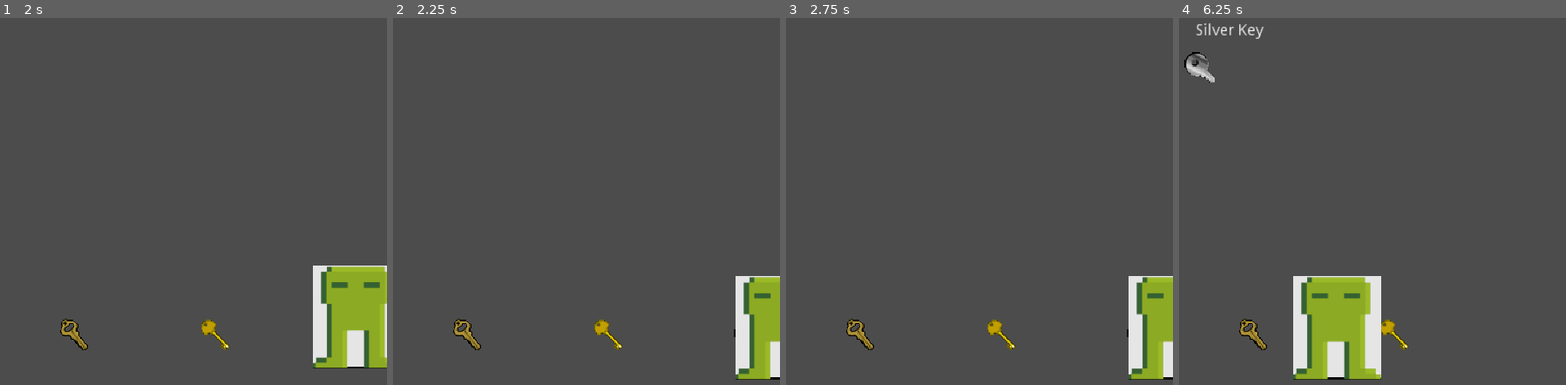
Above: before the commit, frames 1-4 (left to right).
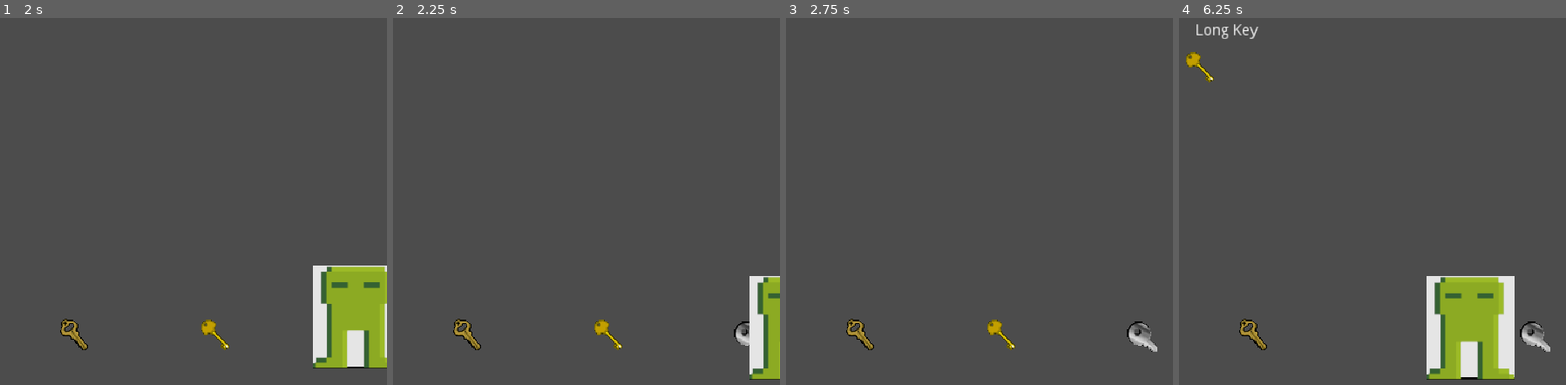
Above: after the commit, the same moments.

Repository: alt-romes/madjam-2021
Game: Godot game, scene res://NPC/test_npc.tscn
Two runs of this game, one before a commit and one after it. Both use one fixed random seed, a clock stepped at 60 frames per second and the inputs below. The engine's default icon, where the game draws it, is replaced by a stand-in: a white triangle on a blue panel in a dark square.
Inputs:
- Up to frame 1 (2 s): tap Enter (ui_accept) at 0.5, 0.77, 1.52 s; hold D (player_right) 0.53-1.28 s; tap E (player_drop_item) at 0.6 s; hold S (player_down) from 1.28 s (still down); tap Space (player_interact) at 1.35 s
- Up to frame 2 (2.25 s): release S (player_down) at 2.03 s; hold D (player_right) from 2.03 s (still down); tap E (player_drop_item) at 2.1 s
- Up to frame 3 (2.75 s): keep holding D (player_right)
- Up to frame 4 (6.25 s): tap Enter (ui_accept) at 2.75, 3.02, 3.77, 4.52, 6.02 s; release D (player_right) at 2.78 s; hold W (player_up) 2.78-3.53 s; tap Space (player_interact) at 2.85, 4.35, 5.85 s; hold A (player_left) 3.53-5.03 s; tap E (player_drop_item) at 3.6, 5.1 s; hold S (player_down) 5.03-5.78 s; hold D (player_right) from 5.78 s (still down)

Frame 1 is identical in both runs. In frame 2, 2.5% of the frame differs, in the area x 88-100%, y 70-99%; in frame 3, 3.2%; in frame 4, 14%, in the area x 1-96%, y 1-99%.
Error before the commit: Attempt to call function 'get_node' in base 'null instance' on a null instance. (res://Player/Player.gd:62)

Commit message:
merge and resolve conflicts

Diff:
--- a/Player/Player.gd
+++ b/Player/Player.gd
@@ -44,8 +44,9 @@
 
 	var motion = velocity * delta
 	move_and_collide(motion)
-	position.x = clamp(position.x, 0, screen_size.x)
-	position.y = clamp(position.y, 0, screen_size.y)
+	# Technically there are no borders
+	#position.x = clamp(position.x, 0, screen_size.x)
+	#position.y = clamp(position.y, 0, screen_size.y)
 
 	#set_animation(velocity)
 
--- a/project.godot
+++ b/project.godot
@@ -18,10 +18,16 @@
 "class": "PickableObjData",
 "language": "GDScript",
 "path": "res://PickableObj/PickableObjData.gd"
+}, {
+"base": "Node",
+"class": "Level",
+"language": "GDScript",
+"path": "res://scrolling-map/LevelController.gd"
 } ]
 _global_script_class_icons={
 "Dialogue": "",
-"PickableObjData": ""
+"PickableObjData": "",
+"Level": ""
 }
 
 [application]
@@ -89,6 +95,10 @@
 , Object(InputEventJoypadMotion,"resource_local_to_scene":false,"resource_name":"","device":0,"axis":1,"axis_value":1.0,"script":null)
  ]
 }
+[display]
+
+window/stretch/mode="2d"
+window/stretch/aspect="keep"
 
 [rendering]
 
--- /dev/null
+++ b/scrolling-map/Level.tscn
@@ -0,0 +1,11 @@
+[gd_scene load_steps=3 format=2]
+
+[ext_resource path="res://scrolling-map/peCartz.png" type="Texture" id=1]
+[ext_resource path="res://scrolling-map/LevelController.gd" type="Script" id=2]
+
+[node name="Level" type="Node2D"]
+script = ExtResource( 2 )
+
+[node name="Sprite" type="Sprite" parent="."]
+scale = Vector2( 10, 10 )
+texture = ExtResource( 1 )
--- /dev/null
+++ b/scrolling-map/LevelController.gd
@@ -0,0 +1,24 @@
+extends Node
+
+class_name Level
+
+# The borders can be one of the three BorderType enum values (#enums aren't types)
+# limit stops the camera at that border
+# exit is where the player will go through to get to the next level
+# enter is where from he'll enter from the previous level
+# Limit = 0, Enter = 1, Exit = 2
+enum BorderType {LIMIT_SIDE, ENTER_SIDE, EXIT_SIDE}
+export var left_border : int
+export var right_border : int
+export var top_border : int
+export var bottom_border : int
+
+var borders : Dictionary
+
+func _ready():
+	borders = {
+		"left": left_border,
+		"right": right_border,
+		"top": top_border,
+		"bottom": bottom_border
+	}
--- /dev/null
+++ b/scrolling-map/ScrollingMap.tscn
@@ -0,0 +1,19 @@
+[gd_scene load_steps=4 format=2]
+
+[ext_resource path="res://Player/Player.tscn" type="PackedScene" id=1]
+[ext_resource path="res://scrolling-map/Level.tscn" type="PackedScene" id=2]
+[ext_resource path="res://scrolling-map/WorldController.gd" type="Script" id=3]
+
+[node name="Main" type="Node2D"]
+script = ExtResource( 3 )
+
+[node name="Level" parent="." instance=ExtResource( 2 )]
+left_border = 1
+right_border = 2
+
+[node name="Player" parent="." instance=ExtResource( 1 )]
+
+[node name="Camera2D" type="Camera2D" parent="Player"]
+current = true
+drag_margin_h_enabled = true
+drag_margin_v_enabled = true
--- /dev/null
+++ b/scrolling-map/WorldController.gd
@@ -0,0 +1,48 @@
+extends Node
+
+onready var camera = get_node("Player/Camera2D")
+
+var levels : Array = [] # Level[]
+var current_level : Level
+
+# Level size should be a constant for all levels (x, y)
+# (All levels should have the same width and height per room)
+export var level_size : PoolIntArray = [1440, 1280]
+
+func _ready():
+
+	# Use group node and for over the children to add them to the levels array
+	levels.append(get_node("Level"))
+
+	current_level = levels[0]
+
+	_load_level_borders() # This will also be called whenever the level changes
+						  # and when the win state changes
+
+
+# Private functions
+
+func _load_level_borders():
+	var borders = current_level.borders
+	for side in borders:
+		if borders[side] == Level.BorderType.LIMIT_SIDE:
+			_limit_camera(side)
+		elif borders[side] == Level.BorderType.EXIT_SIDE:
+			_load_exit(side)
+
+func _limit_camera(side : String):
+	# Side is : left | right | top | bottom
+	var limit_val = null
+	if side == "left":
+		limit_val = -level_size[0]/2
+	elif side == "right":
+		limit_val = level_size[0]/2
+	elif side == "top":
+		limit_val = -level_size[1]/2
+	elif side == "bottom":
+		limit_val = level_size[1]/2
+
+	camera["limit_"+side] = limit_val
+
+func _load_exit(side : String):
+	pass
Binary file added: scrolling-map/peCartz.png
Not shown, added: scrolling-map/peCartz.png.import
